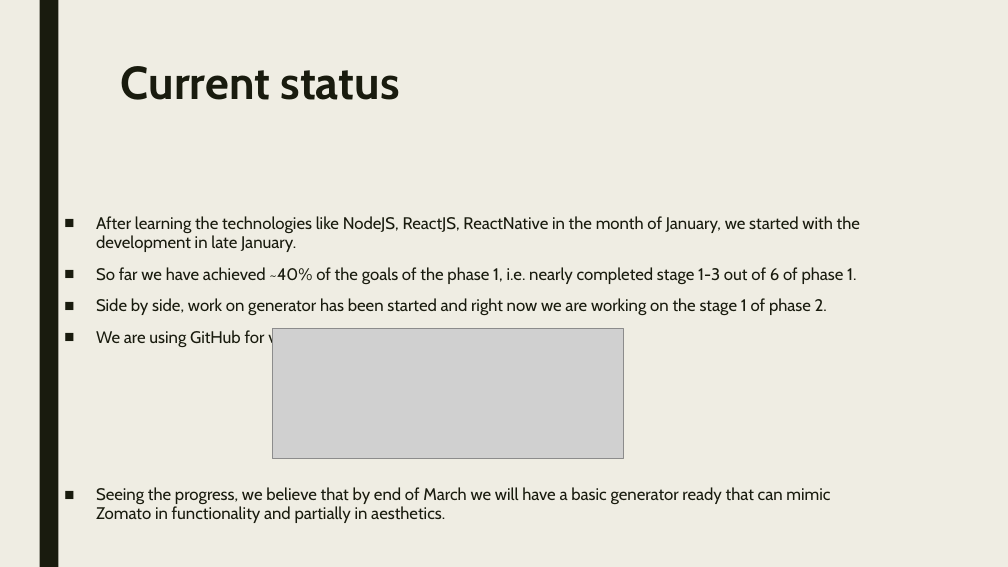
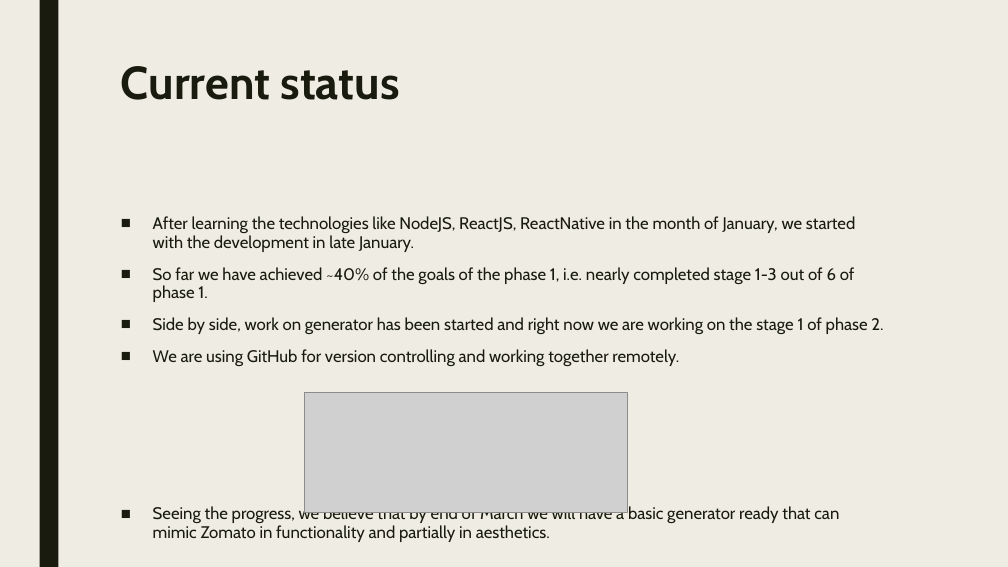
Before and after one commit to bogas04/MVP-Generator, a slide deck: slide 22 of docs/Final/Final.pptx. Drawn at 1008x567 pixels with LibreOffice and Linux fonts; fonts in the diff are those of the drawing; grey boxes stand for pictures. Boxes give left, top, right and bottom in pixels: in the first picture for what was removed or moved away, otherwise in the second. Text is boxed around its words. In the diff, an @@ line names an element or a change of style, - is before the commit and + after.

```diff
--- a/docs/Final/Final.pptx
+++ b/docs/Final/Final.pptx
@@ text "After learning the technologies like ..." rewrapped from <box>96,216,860,523</box> to <box>153,216,883,523</box> @@
@@ picture removed at <box>272,329,624,459</box> @@
@@ picture added at <box>304,392,628,513</box> @@
```
Also in this commit, not shown: 10 other slides changed, 1 other file.
